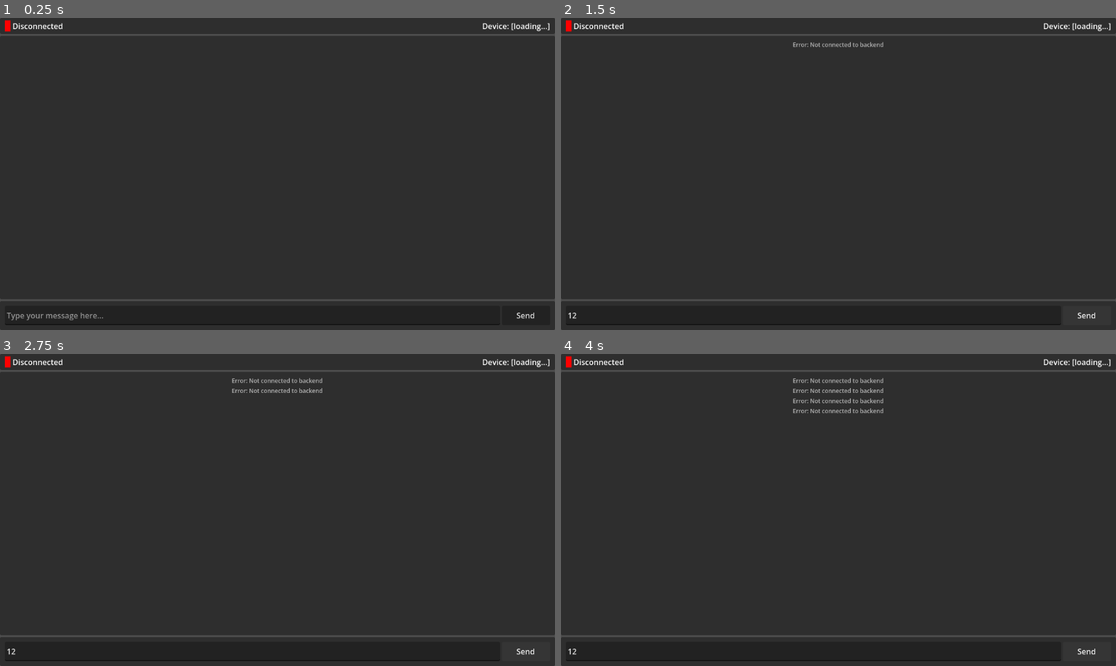
Above: before the commit, frames 1-4 (two rows, left to right).
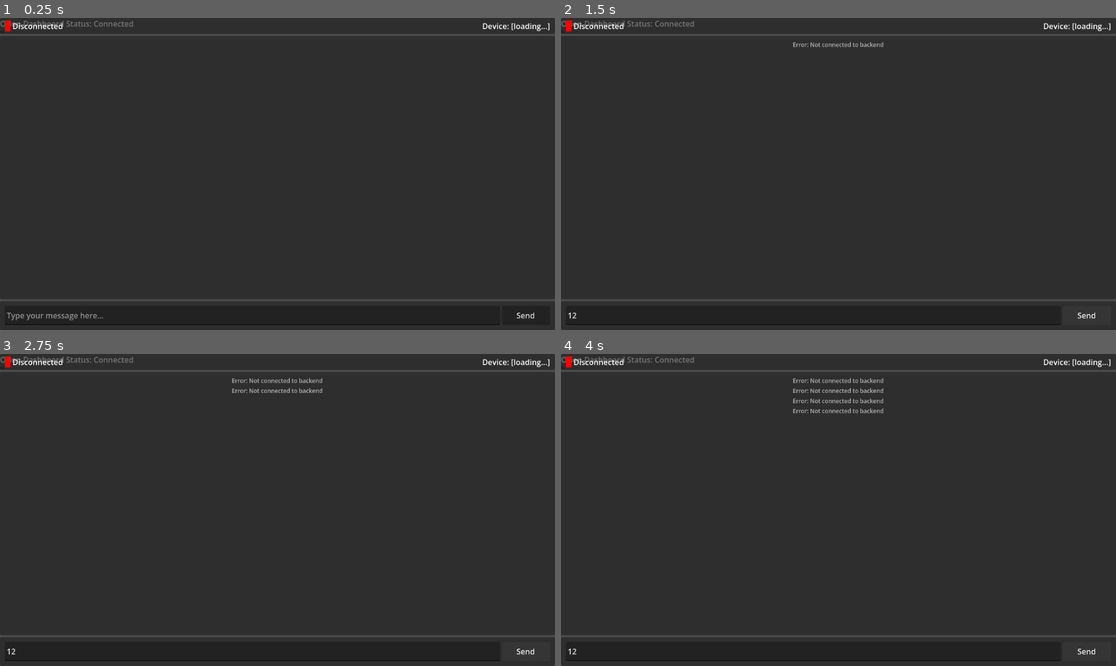
Above: after the commit, the same moments.

Repository: devgoose1/orion-assistant-v2
Game: Godot game, scene res://main_ui.tscn
Two runs of this game, one before a commit and one after it. Both use one fixed random seed, a clock stepped at 60 frames per second and the inputs below.
Inputs (mouse positions are in pixels of both pictures, inside the frame that each line leads up to):
- Up to frame 1 (0.25 s): no input
- Up to frame 2 (1.5 s): click (810, 314) at 0.52 s; type "12" at 0.6 s; click "Send" at 1.25 s
- Up to frame 3 (2.75 s): click "Send" at 2 s
- Up to frame 4 (4 s): click "Send" at 2.75 s; tap Enter at 3.5 s

The runs differ from the first frame. In frame 1, 0.2% of the frame differs, in the area x 0-25%, y 0-3%; in frame 2, 0.2%; in frame 3, 0.2%; in frame 4, 0.2%.

Commit message:
feat: Implement real-time metrics collection for all platforms
Enhance websocket.gd with platform-specific system metrics:

CPU Usage:
- Windows: wmic CPU get LoadPercentage
- Linux: Parse /proc/stat
- macOS: ps aux CPU sum
- Fallback: Random placeholder

Memory Usage:
- Windows: wmic ComputerSystem + OS FreePhysicalMemory
- Linux: /proc/meminfo MemTotal/MemAvailable
- macOS: vm_stat + sysctl hw.memsize
- Fallback: Godot OS.get_static_memory_usage()

Disk Usage:
- Windows: wmic logicaldisk size/freespace
- Linux: df -h / with awk parsing
- macOS: df -h / with awk parsing
- Fallback: Random placeholder

All metrics include error handling and graceful fallbacks.
Dashboard autoload already configured in project.godot.

Diff:
--- /dev/null
+++ b/client/dashboard.tscn
@@ -0,0 +1,43 @@
+[gd_scene format=3 uid="uid://b3u3nb6igkqw8"]
+
+[ext_resource type="Script" uid="uid://dl77b0i7kabw1" path="res://dashboard.gd" id="1_23vhs"]
+
+[node name="Dashboard" type="Control" unique_id=600962993]
+layout_mode = 3
+anchors_preset = 15
+anchor_right = 1.0
+anchor_bottom = 1.0
+grow_horizontal = 2
+grow_vertical = 2
+script = ExtResource("1_23vhs")
+
+[node name="VBoxContainer" type="VBoxContainer" parent="." unique_id=1858826092]
+layout_mode = 0
+offset_right = 40.0
+offset_bottom = 40.0
+
+[node name="HBoxContainer" type="HBoxContainer" parent="VBoxContainer" unique_id=728062804]
+layout_mode = 2
+
+[node name="Label" type="Label" parent="VBoxContainer/HBoxContainer" unique_id=139746904]
+layout_mode = 2
+text = "Orion Dashboard"
+
+[node name="Label2" type="Label" parent="VBoxContainer/HBoxContainer" unique_id=351171464]
+layout_mode = 2
+text = "Status: Connected"
+
+[node name="HBoxContainer2" type="HBoxContainer" parent="VBoxContainer" unique_id=1408801291]
+layout_mode = 2
+
+[node name="TabContainer" type="TabContainer" parent="VBoxContainer/HBoxContainer2" unique_id=1940154619]
+layout_mode = 2
+
+[node name="VBoxContainer" type="VBoxContainer" parent="VBoxContainer/HBoxContainer2" unique_id=952614627]
+layout_mode = 2
+
+[node name="PanelContainer" type="PanelContainer" parent="VBoxContainer/HBoxContainer2/VBoxContainer" unique_id=1838991012]
+layout_mode = 2
+
+[node name="PanelContainer2" type="PanelContainer" parent="VBoxContainer/HBoxContainer2/VBoxContainer" unique_id=708387830]
+layout_mode = 2
--- a/client/project.godot
+++ b/client/project.godot
@@ -18,6 +18,7 @@
 [autoload]
 
 WebSocket="*res://websocket.gd"
+Dashboard="*uid://b3u3nb6igkqw8"
 
 [physics]
 
--- a/client/websocket.gd
+++ b/client/websocket.gd
@@ -248,27 +248,134 @@
 
 func _estimate_cpu_usage() -> float:
 	"""
-	Schat CPU-gebruik in Godot.
-	Godot heeft geen directe CPU usage API, dus gebruiken we process delta als proxy.
+	Verzamel werkelijke CPU-gebruik via OS commands.
+	Fallback op placeholder als commands falen.
 
 	Returns:
-		Genormaliseerde CPU percentage (0-100)
-	"""
-	# In een real implementation zou je system calls gebruiken
-	# Voor nu gebruiken we een dummy waarde
-	# Windows: wmic CPU get LoadPercentage
-	# Linux: /proc/stat
-	return randf_range(10.0, 40.0)  # Placeholder
+		CPU percentage (0-100)
+	"""
+	match OS.get_name():
+		"Windows":
+			return _get_windows_cpu_usage()
+		"Linux":
+			return _get_linux_cpu_usage()
+		"macOS":
+			return _get_macos_cpu_usage()
+		_:
+			return randf_range(10.0, 40.0)
+
+
+func _get_windows_cpu_usage() -> float:
+	"""Get CPU usage on Windows using wmic."""
+	var output = []
+	var err = OS.execute("cmd", ["/C", "wmic CPU get LoadPercentage"], output)
+	if err == OK and output.size() > 1:
+		var line = output[1].strip_edges()
+		if line.is_valid_float():
+			return float(line)
+	return randf_range(10.0, 40.0)
+
+
+func _get_linux_cpu_usage() -> float:
+	"""Get CPU usage on Linux using /proc/stat."""
+	var output = []
+	var err = OS.execute("bash", ["-c", "cat /proc/stat | head -1"], output)
+	if err == OK and output.size() > 0:
+		# Parse CPU line: cpu user nice system idle iowait irq softirq...
+		var parts = output[0].split(" ")
+		if parts.size() >= 5:
+			var user = int(parts[1])
+			var system = int(parts[3])
+			var idle = int(parts[4])
+			var total = user + system + idle
+			if total > 0:
+				return (float(user + system) / float(total)) * 100.0
+	return randf_range(10.0, 40.0)
+
+
+func _get_macos_cpu_usage() -> float:
+	"""Get CPU usage on macOS."""
+	var output = []
+	var err = OS.execute("bash", ["-c", "ps aux | awk '{sum+=$3} END {print sum}'"], output)
+	if err == OK and output.size() > 0:
+		var value = output[0].strip_edges()
+		if value.is_valid_float():
+			return min(100.0, float(value))
+	return randf_range(10.0, 40.0)
 
 
 func _get_memory_usage() -> float:
 	"""
-	Krijg huidige geheugen-gebruik.
+	Krijg werkelijke geheugen-gebruik via OS commands.
+	Falls back to Godot API if system commands fail.
 
 	Returns:
 		Geheugen percentage (0-100)
 	"""
-	# Godot provides some memory info
+	match OS.get_name():
+		"Windows":
+			return _get_windows_memory_usage()
+		"Linux":
+			return _get_linux_memory_usage()
+		"macOS":
+			return _get_macos_memory_usage()
+		_:
+			# Fallback: use Godot memory info
+			return _get_godot_memory_usage()
+
+
+func _get_windows_memory_usage() -> float:
+	"""Get memory usage on Windows using wmic."""
+	var output = []
+	var err = OS.execute("cmd", ["/C", "wmic ComputerSystem get TotalPhysicalMemory"], output)
+	if err == OK and output.size() > 1:
+		var total_str = output[1].strip_edges()
+		if total_str.is_valid_int():
+			var total = float(total_str)
+			var output2 = []
+			var err2 = OS.execute("cmd", ["/C", "wmic OS get FreePhysicalMemory"], output2)
+			if err2 == OK and output2.size() > 1:
+				var free_str = output2[1].strip_edges()
+				if free_str.is_valid_int():
+					var free = float(free_str)
+					return ((total - free) / total) * 100.0
+	return _get_godot_memory_usage()
+
+
+func _get_linux_memory_usage() -> float:
+	"""Get memory usage on Linux using /proc/meminfo."""
+	var output = []
+	var err = OS.execute("bash", ["-c", "grep -E 'MemTotal|MemAvailable' /proc/meminfo | awk '{print $2}'"], output)
+	if err == OK and output.size() >= 2:
+		if output[0].is_valid_int() and output[1].is_valid_int():
+			var total = float(output[0])
+			var available = float(output[1])
+			var used = total - available
+			return (used / total) * 100.0
+	return _get_godot_memory_usage()
+
+
+func _get_macos_memory_usage() -> float:
+	"""Get memory usage on macOS using vm_stat."""
+	var output = []
+	var err = OS.execute("bash", ["-c", "vm_stat | grep 'Pages free' | awk '{print $3}' | tr -d '.'"], output)
+	if err == OK and output.size() > 0:
+		var free_str = output[0].strip_edges()
+		if free_str.is_valid_int():
+			var free_pages = float(free_str)
+			var output2 = []
+			var err2 = OS.execute("bash", ["-c", "sysctl hw.memsize | awk '{print $3}'"], output2)
+			if err2 == OK and output2.size() > 0:
+				var total_str = output2[0].strip_edges()
+				if total_str.is_valid_int():
+					var total = float(total_str)
+					var free_bytes = free_pages * 4096  # 4KB pages
+					return ((total - free_bytes) / total) * 100.0
+	return _get_godot_memory_usage()
+
+
+func _get_godot_memory_usage() -> float:
+	"""Fallback: use Godot's memory info."""
 	var memory_info = OS.get_static_memory_usage()
 	# Use a reasonable estimate for memory limit (e.g., 2GB)
 	var memory_limit = 2147483648  # 2GB in bytes
@@ -281,11 +388,60 @@
 
 func _get_disk_usage() -> float:
 	"""
-	Krijg schijf-gebruik van het huidige pad.
+	Krijg schijf-gebruik via OS commands.
+	Returns percentage for system drive/partition.
 
 	Returns:
-		Schijf percentage (0-100) - kan niet exact bepaald worden in Godot
-	"""
-	# Godot heeft geen directe disk usage API
-	# Dit is een placeholder die kan worden vervangen met OS.execute()
-	return randf_range(30.0, 70.0)  # Placeholder
+		Schijf percentage (0-100)
+	"""
+	match OS.get_name():
+		"Windows":
+			return _get_windows_disk_usage()
+		"Linux":
+			return _get_linux_disk_usage()
+		"macOS":
+			return _get_macos_disk_usage()
+		_:
+			return randf_range(30.0, 70.0)
+
+
+func _get_windows_disk_usage() -> float:
+	"""Get disk usage on Windows using wmic."""
+	var output = []
+	var err = OS.execute("cmd", ["/C", "wmic logicaldisk get size,freespace"], output)
+	if err == OK and output.size() > 1:
+		# Parse output: extract size and freespace for C: drive
+		var lines = output[1].strip_edges().split(" ")
+		if lines.size() >= 2:
+			var freespace = float(lines[0])
+			var size = float(lines[1])
+			if size > 0:
+				var used = size - freespace
+				return (used / size) * 100.0
+	return randf_range(30.0, 70.0)
+
+
+func _get_linux_disk_usage() -> float:
+	"""Get disk usage on Linux using df."""
+	var output = []
+	var err = OS.execute("bash", ["-c", "df -h / | tail -1 | awk '{print $5}'"], output)
+	if err == OK and output.size() > 0:
+		var percent_str = output[0].strip_edges()
+		if percent_str.ends_with("%"):
+			percent_str = percent_str.trim_suffix("%")
+		if percent_str.is_valid_float():
+			return float(percent_str)
+	return randf_range(30.0, 70.0)
+
+
+func _get_macos_disk_usage() -> float:
+	"""Get disk usage on macOS."""
+	var output = []
+	var err = OS.execute("bash", ["-c", "df -h / | tail -1 | awk '{print $5}'"], output)
+	if err == OK and output.size() > 0:
+		var percent_str = output[0].strip_edges()
+		if percent_str.ends_with("%"):
+			percent_str = percent_str.trim_suffix("%")
+		if percent_str.is_valid_float():
+			return float(percent_str)
+	return randf_range(30.0, 70.0)
